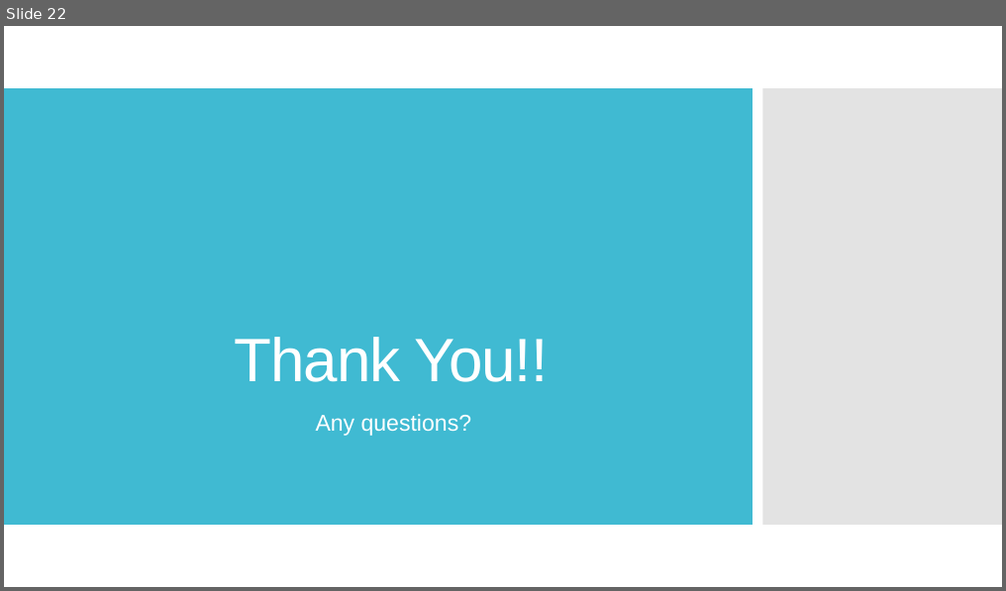
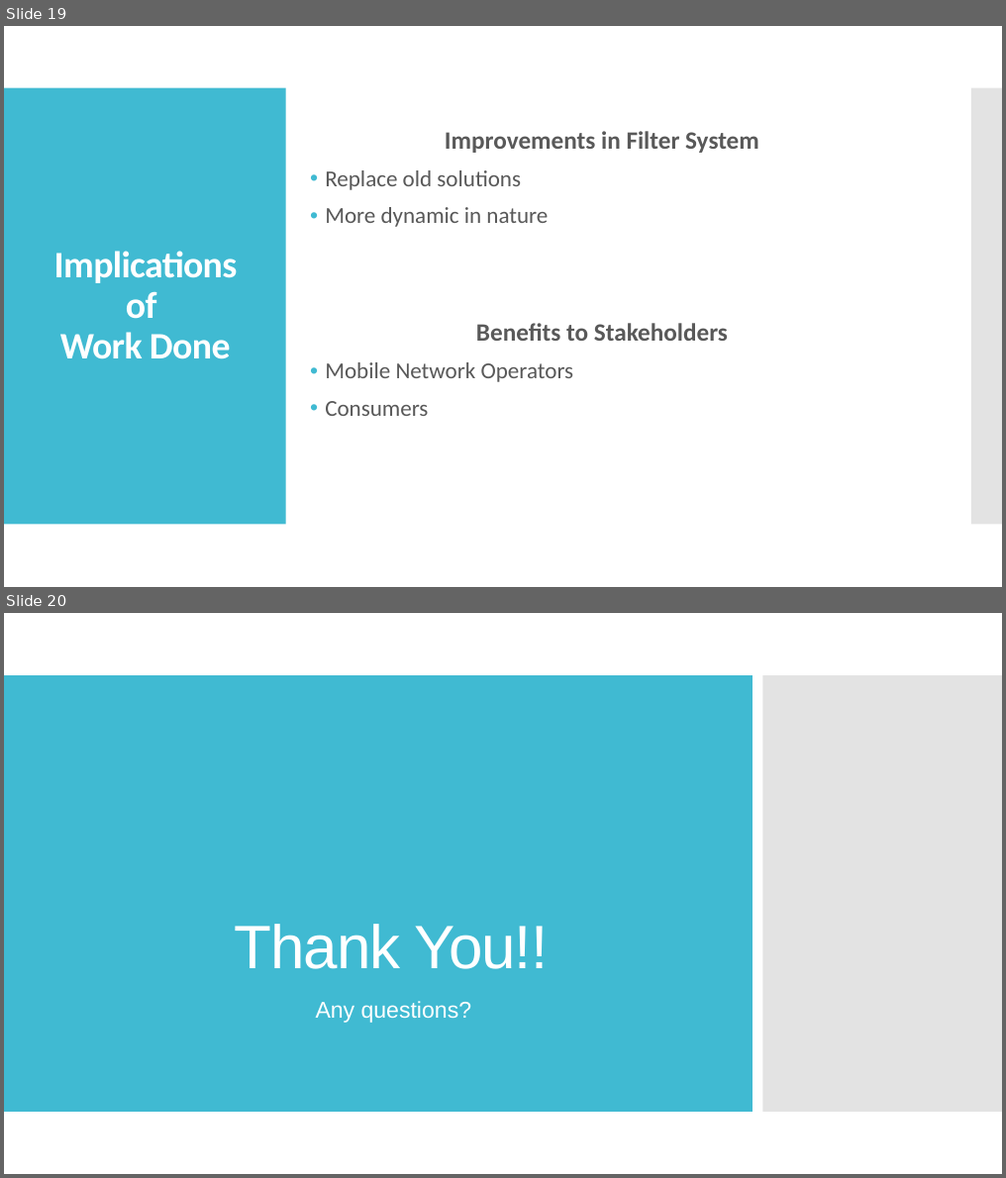
Before and after one commit to HarshitaJain0905/SMS_Spam_701, a slide deck: IFN701 PPT Week12.pptx. Shown one above the other, each under a label of ours: slide 22 before the commit, slides 19 and 20 after it. The pictures are 1006x591 and 1006x1178 pixels, drawn with LibreOffice and Linux fonts; fonts in the diff are those of the drawing. Boxes give left, top, right and bottom in pixels: in the first picture for what was removed or moved away, otherwise in the second. Text is boxed around its words. In the diff, an @@ line names an element or a change of style, - is before the commit and + after.

```diff
--- a/IFN701 PPT Week12.pptx
+++ b/IFN701 PPT Week12.pptx
@@ slide 19 added at [4,26,1002,587], background #FFFFFF @@
@@ rectangle added at [4,88,286,525], fill #40BAD2 @@
@@ rectangle added at [971,88,1002,525], fill #C8C8C8 at 50% opacity @@
@@ text added at [325,131,759,416], 22 pt, text #595959 @@
+Improvements in Filter System
+• Replace old solutions
+• More dynamic in nature
+Benefits to Stakeholders
+• Mobile Network Operators
+• Consumers
@@ title added at [54,251,238,360], 36 pt, text #FFFFFF, bold @@
+Implications of
+Work Done
@@ what was slide 22 is now slide 20 @@
```
Also in this commit, not shown: 15 slides changed, 1 other slide added, 4 slides removed.
